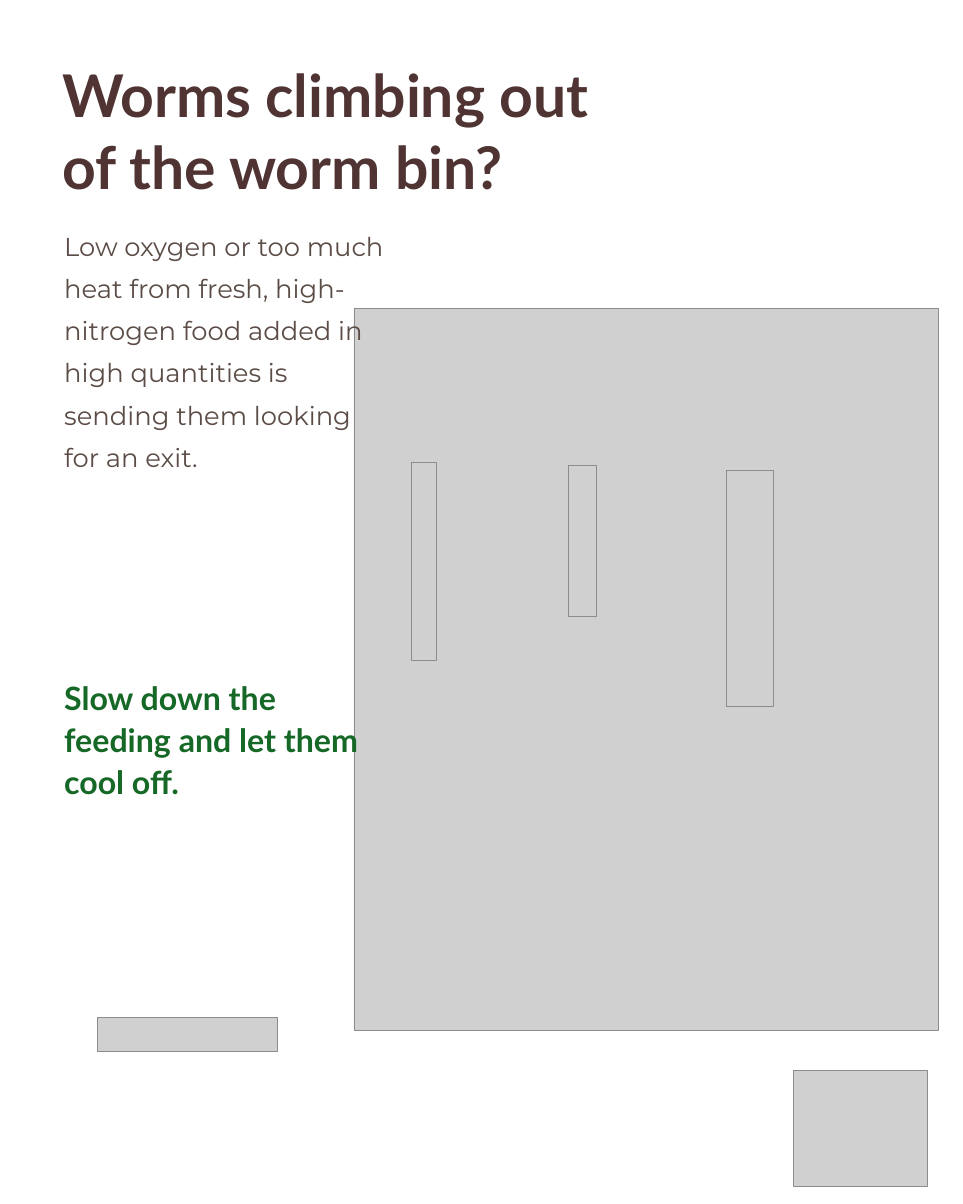
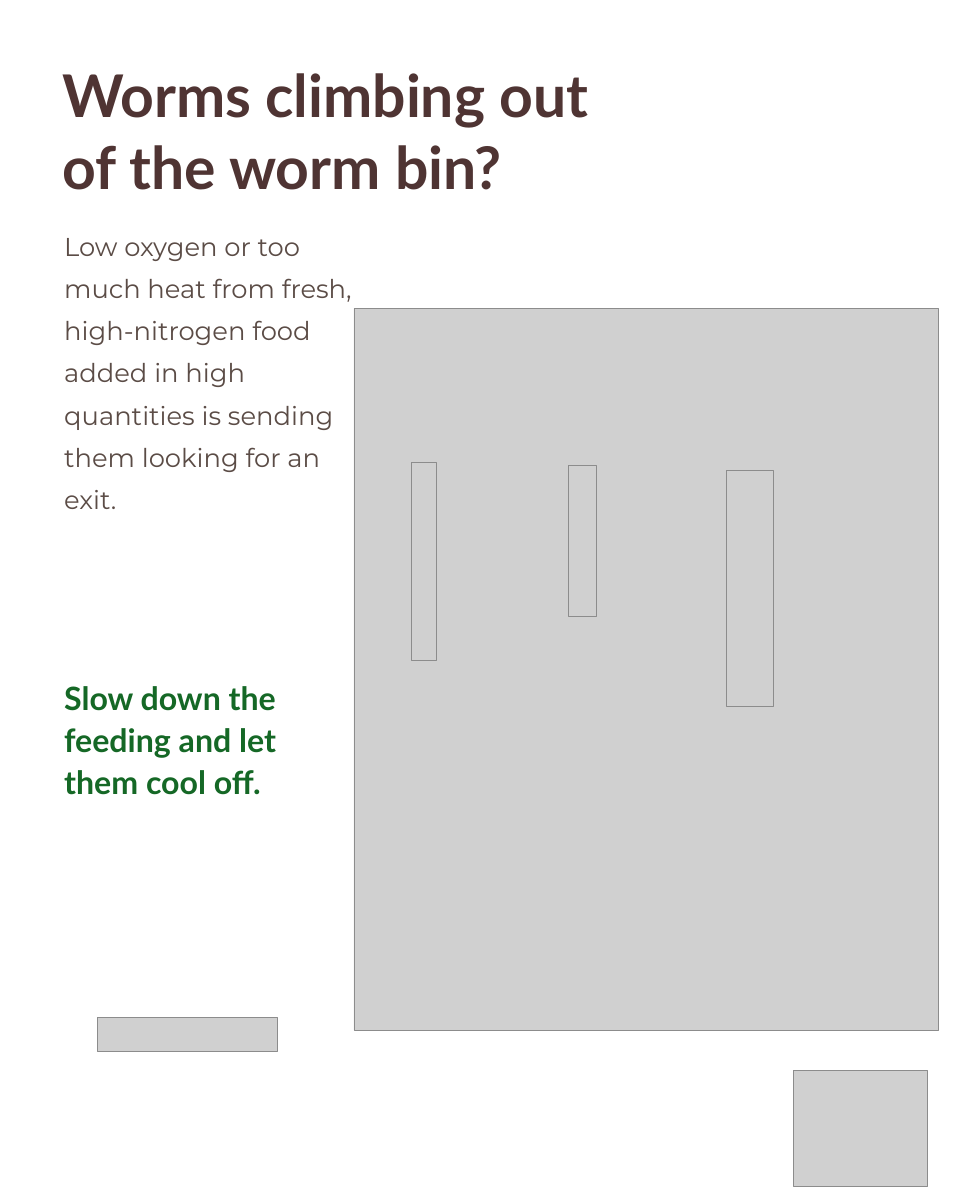
Before and after one commit to linneamoritznyc/final-SFWsite-Linnea, a slide deck: slide 5 of social/earthworm-day-2026-10-21/21-10-2026-wed-ig-earthworm-jar.pptx. Drawn at 963x1204 pixels with LibreOffice and Linux fonts; fonts in the diff are those of the drawing; grey boxes stand for pictures. Boxes give left, top, right and bottom in pixels: in the first picture for what was removed or moved away, otherwise in the second. Text is boxed around its words. In the diff, an @@ line names an element or a change of style, - is before the commit and + after.

```diff
--- a/social/earthworm-day-2026-10-21/21-10-2026-wed-ig-earthworm-jar.pptx
+++ b/social/earthworm-day-2026-10-21/21-10-2026-wed-ig-earthworm-jar.pptx
@@ text at <box>64,238,352,472</box>: text changed @@
-Low oxygen or too much heat from fresh, high-nitrogen food added in high quantities is sending them looking for an exit.
+Low oxygen or too
+much heat from fresh,
+high-nitrogen food
+added in high
+quantities is sending
+them looking for an
+exit.
@@ text at <box>64,686,276,795</box>: text changed @@
-Slow down the feeding and let them cool off.
+Slow down the
+feeding and let
+them cool off.
```
Also in this commit, not shown: 6 other slides changed, 2 other files.
